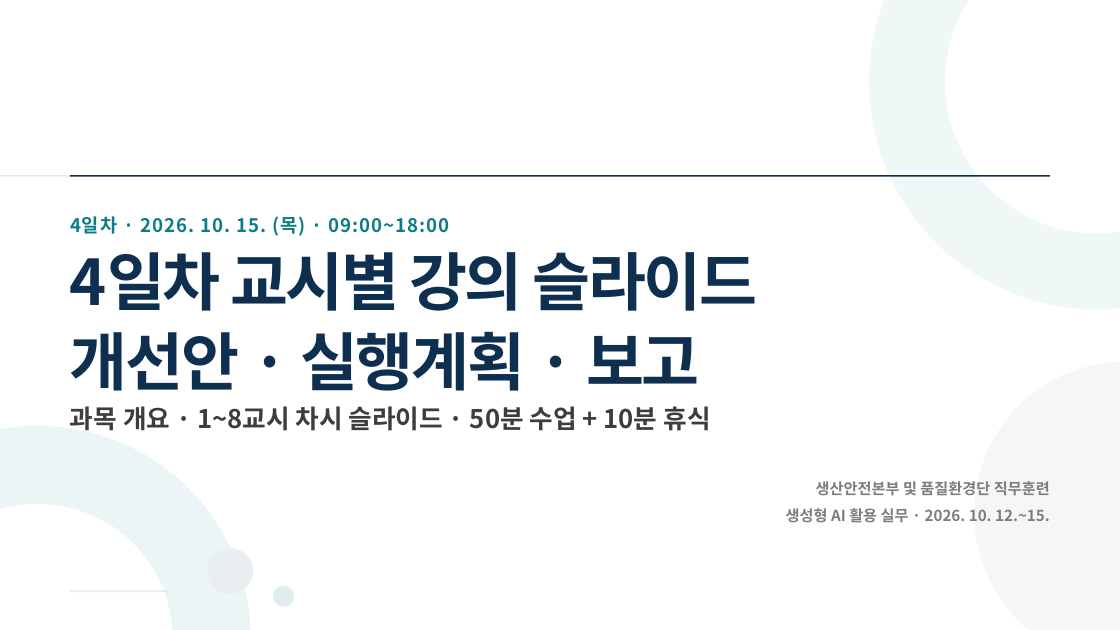
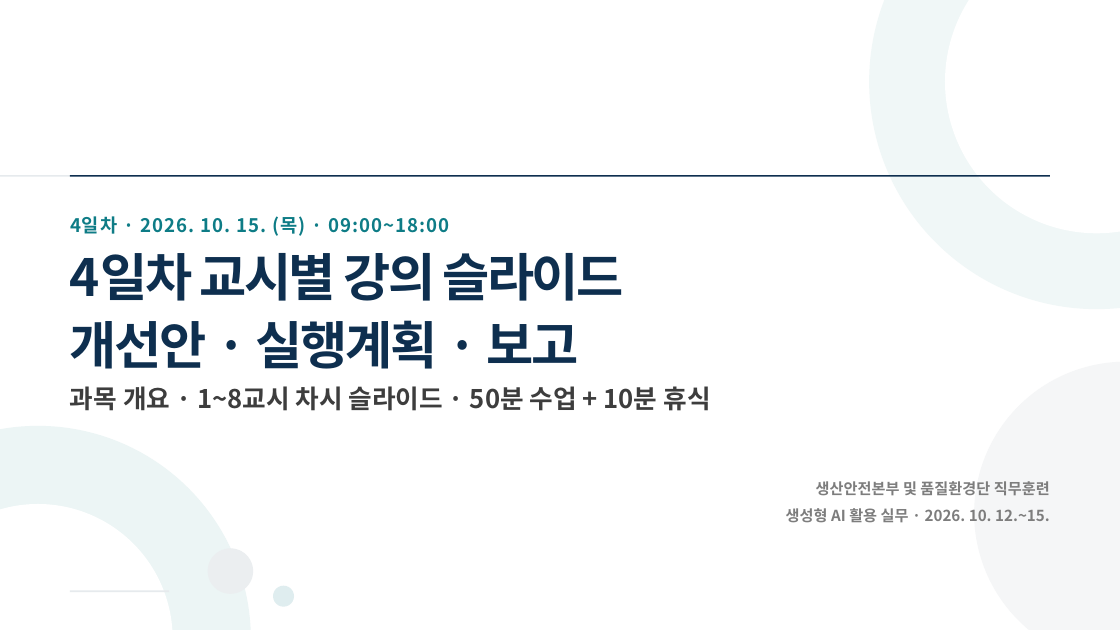
Before and after one commit to aebonlee/materials, a slide deck: slide 1 of knf/decks/days/day4.pptx. Drawn at 1120x630 pixels with LibreOffice and Linux fonts; fonts in the diff are those of the drawing. Boxes give left, top, right and bottom in pixels: in the first picture for what was removed or moved away, otherwise in the second. Text is boxed around its words. In the diff, an @@ line names an element or a change of style, - is before the commit and + after.

```diff
--- a/knf/decks/days/day4.pptx
+++ b/knf/decks/days/day4.pptx
@@ text "4일차 교시별 강의 슬라이드" at [70,253,624,369]: size 81 to 66 pt; line spacing 1.05 to 1.1 @@
@@ text "과목 개요 · 1~8교시 차시 ...": place and size @@
-text "과목 개요 · 1~8교시 차시 ..." at [70,406,710,431]
+text "과목 개요 · 1~8교시 차시 ..." at [70,386,710,411]
```
Also in this commit, not shown: 7 other files.
